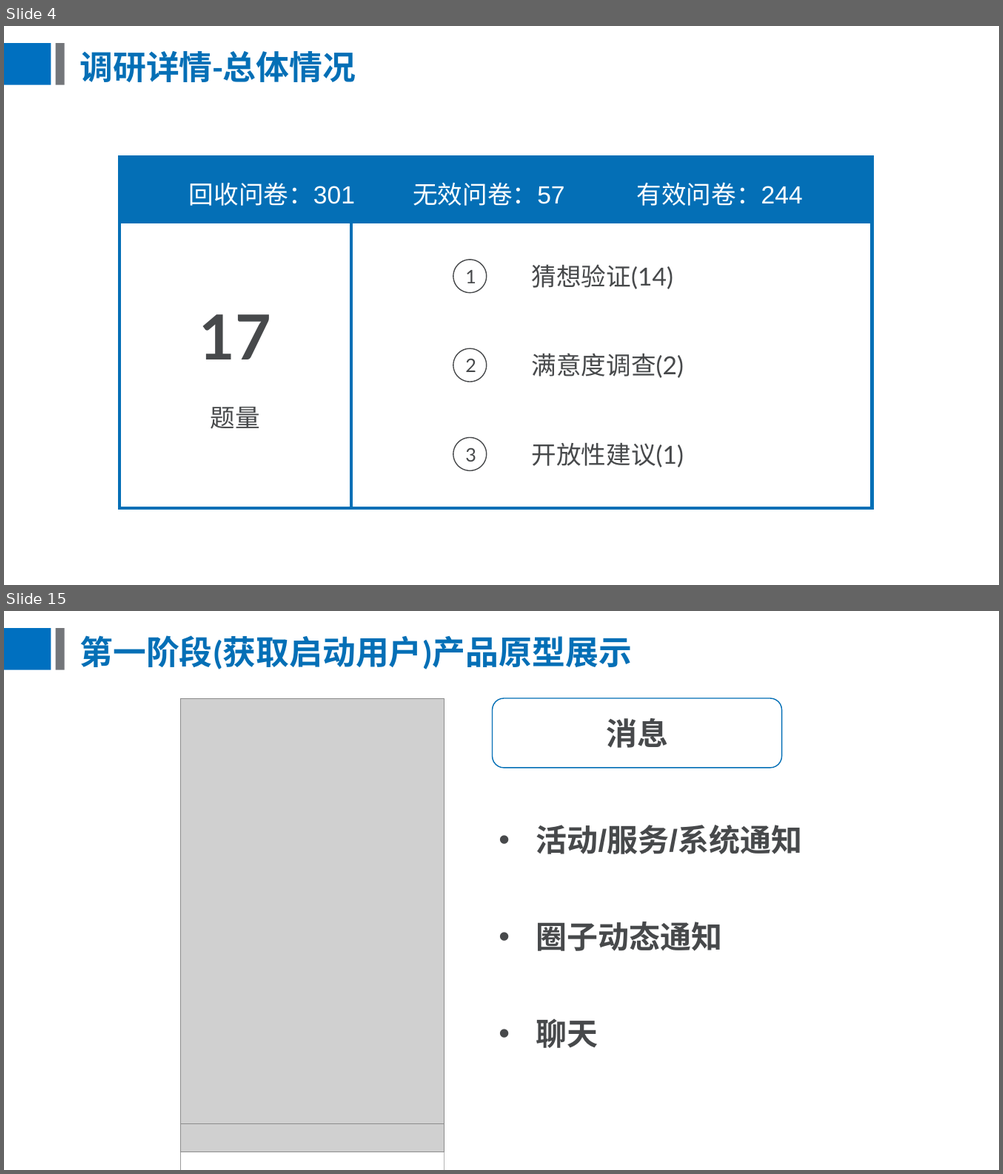
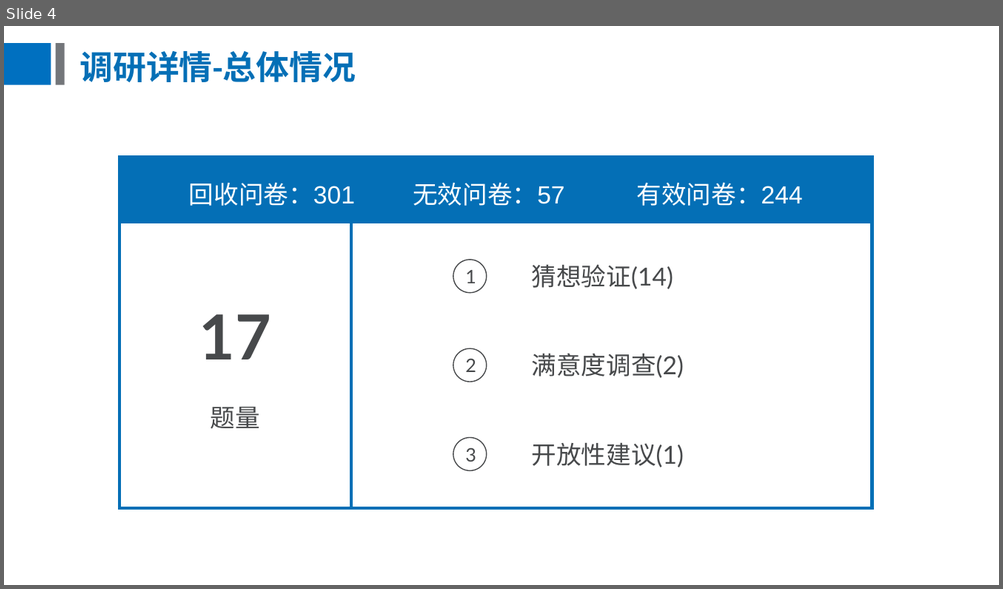
Before and after one commit to BursonHandsom/trainBusiness-ydl, a slide deck: 校园课问卷调研.pptx. Shown one above the other, each under a label of ours: slides 4 and 15 before the commit, slide 4 after it; the slides between them are not shown. The pictures are 1003x1174 and 1003x589 pixels, drawn with LibreOffice and Linux fonts; fonts in the diff are those of the drawing; grey boxes stand for pictures. Boxes give left, top, right and bottom in pixels: in the first picture for what was removed or moved away, otherwise in the second. Text is boxed around its words. In the diff, an @@ line names an element or a change of style, - is before the commit and + after.

```diff
--- a/校园课问卷调研.pptx
+++ b/校园课问卷调研.pptx
@@ slide 15 removed at bbox=[4, 611, 999, 1170], background #FFFFFF; not listed: 2 template elements that a slide beside it also shows @@
@@ title removed at bbox=[79, 635, 631, 669] @@
-第一阶段(获取启动用户)产品原型展示
@@ group removed at bbox=[181, 698, 802, 1170]: 2 pictures, 1 rectangle, 1 rounded rectangle, 1 text @@
-消息
-• 活动/服务/系统通知
-• 圈子动态通知
-• 聊天
```
Also in this commit, not shown: 1 slide changed, 24 slides added, 13 other slides removed, 1 other file.
